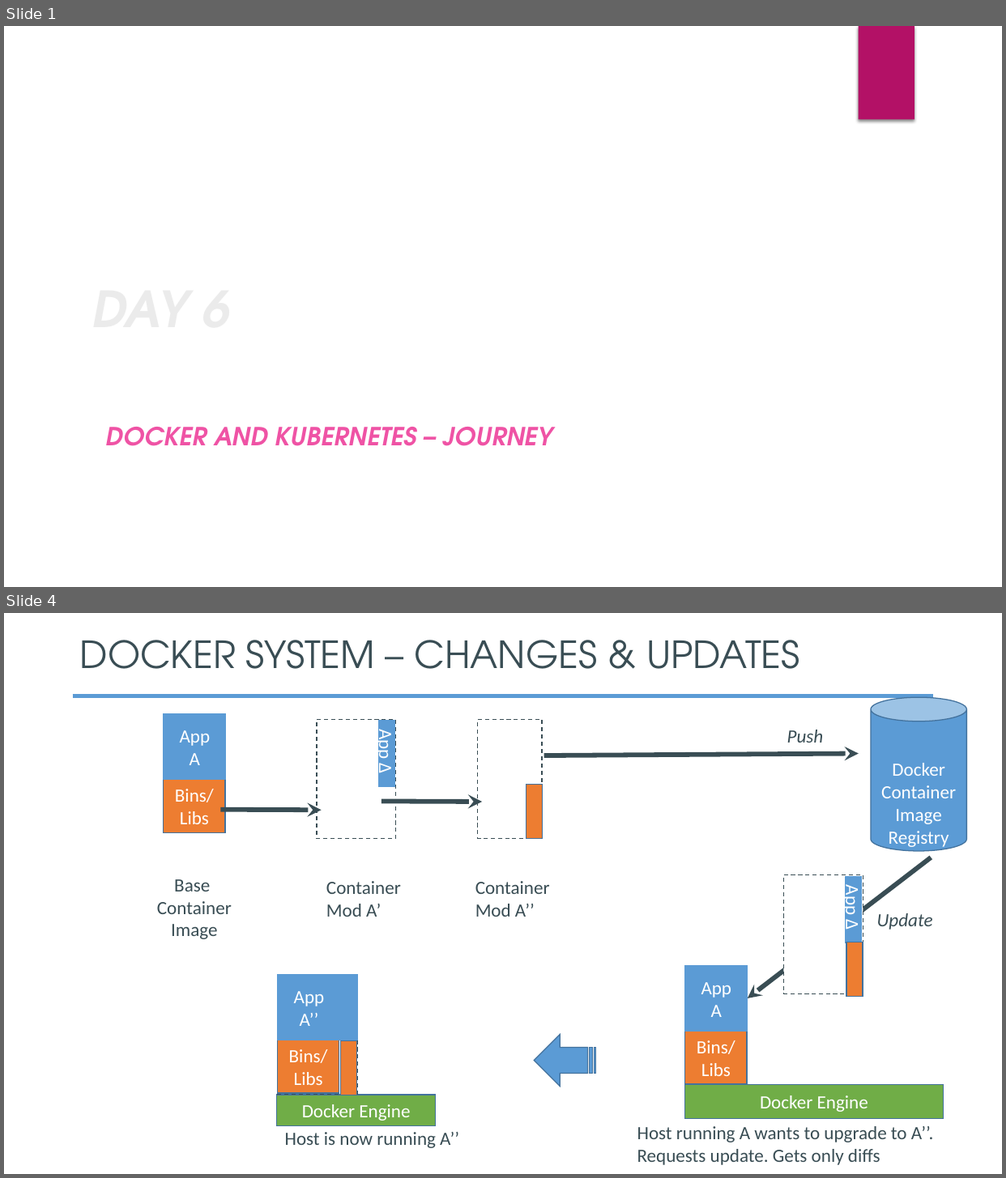
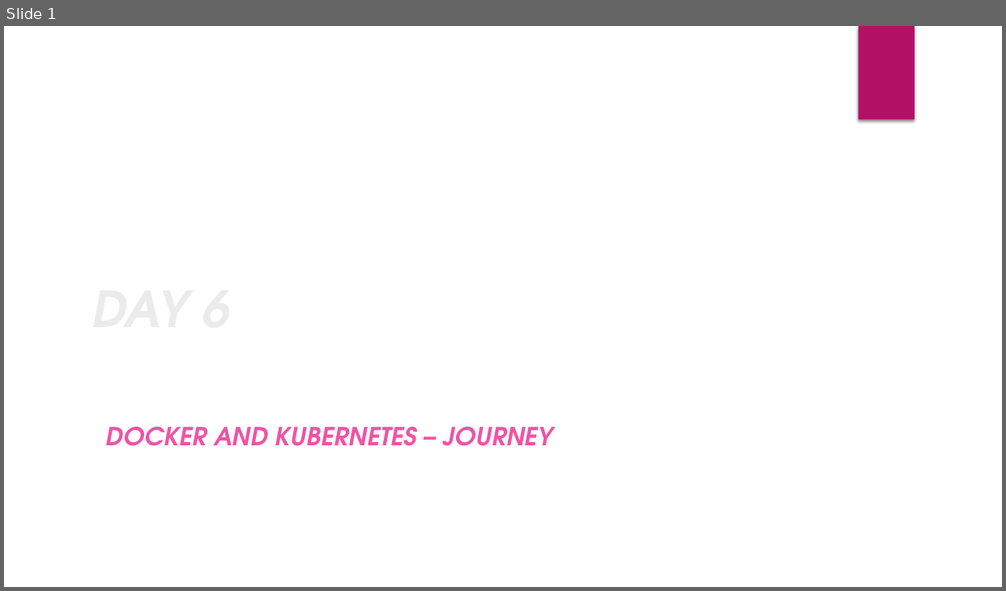
Before and after one commit to deepkumartraining/docker-k8s-April23, a slide deck: Day6/DockerAndKubernetes_Training-Day6.pptx. Shown one above the other, each under a label of ours: slides 1 and 4 before the commit, slide 1 after it; the slides between them are not shown. The pictures are 1006x1178 and 1006x591 pixels, drawn with LibreOffice and Linux fonts; fonts in the diff are those of the drawing; background and template pictures are left out. Boxes give left, top, right and bottom in pixels: in the first picture for what was removed or moved away, otherwise in the second. Text is boxed around its words. In the diff, an @@ line names an element or a change of style, - is before the commit and + after.

```diff
--- a/Day6/DockerAndKubernetes_Training-Day6.pptx
+++ b/Day6/DockerAndKubernetes_Training-Day6.pptx
@@ slide 4 removed at [4,613,1002,1174], background #FFFFFF @@
@@ title removed at [80,640,800,669] @@
-DOCKER SYSTEM – CHANGES & UPDATES
@@ line removed from (73, 696) to (934, 696) @@
@@ cylinder removed at [871,697,967,851] @@
-Docker
-Container
-Image Registry
@@ rectangle removed at [164,714,226,779] @@
-App
-A
@@ rectangle removed at [317,719,396,838] @@
@@ rectangle removed at [378,721,394,786] @@
-App Δ
@@ rectangle removed at [477,719,542,838] @@
@@ text removed at [787,730,824,743] @@
-Push
@@ arrow removed from (544, 756) to (859, 754) @@
@@ rectangle removed at [164,779,225,833] @@
-Bins/
-Libs
@@ arrow removed from (381, 802) to (483, 802) @@
@@ rectangle removed at [526,784,543,839] @@
-Bins/
@@ arrow removed from (220, 810) to (322, 810) @@
@@ text removed at [157,879,232,939] @@
-Base
-Container
-Image
@@ arrow removed from (931, 858) to (748, 999) @@
@@ rectangle removed at [784,875,863,994] @@
@@ rectangle removed at [846,877,862,943] @@
-App Δ
@@ text removed at [326,881,401,917] @@
-Container Mod A’
@@ text removed at [475,881,550,917] @@
-Container Mod A’’
@@ text removed at [877,914,933,930] @@
-Update
@@ rectangle removed at [846,943,863,998] @@
-Bins/
@@ rectangle removed at [278,975,357,1094] @@
@@ rectangle removed at [278,974,340,1040] @@
-App
-A’’
@@ rectangle removed at [342,974,358,1041] @@
@@ rectangle removed at [685,966,748,1032] @@
-App
-A
@@ rectangle removed at [277,1041,339,1093] @@
-Bins/
-Libs
@@ rectangle removed at [340,1041,357,1097] @@
-Bins/
@@ striped right arrow removed at [534,1034,596,1086] @@
@@ rectangle removed at [685,1032,747,1084] @@
-Bins/
-Libs
@@ rectangle removed at [276,1095,435,1127] @@
-Docker Engine
@@ rectangle removed at [685,1084,944,1119] @@
-Docker Engine
@@ text removed at [285,1132,459,1148] @@
-Host is now running A’’
@@ text removed at [637,1127,934,1165] @@
-Host running A wants to upgrade to A’’. Requests update. Gets only diffs
```
Also in this commit, not shown: 2 slides changed, 1 other slide removed, 1 other file.
